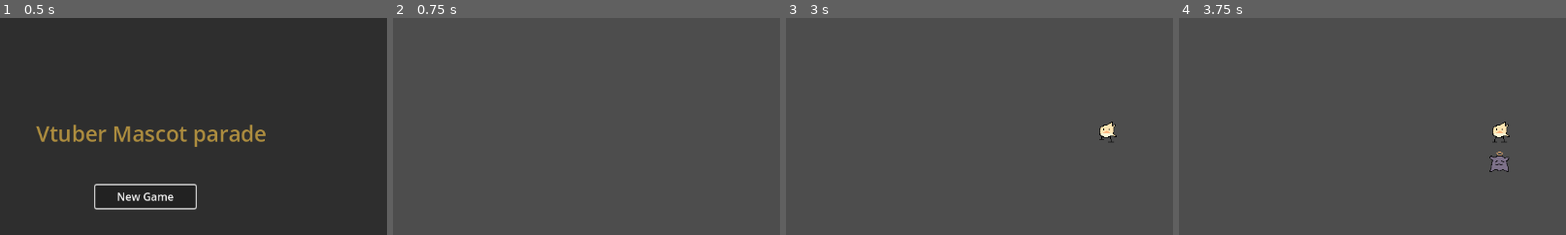
Above: before the commit, frames 1-4 (left to right).
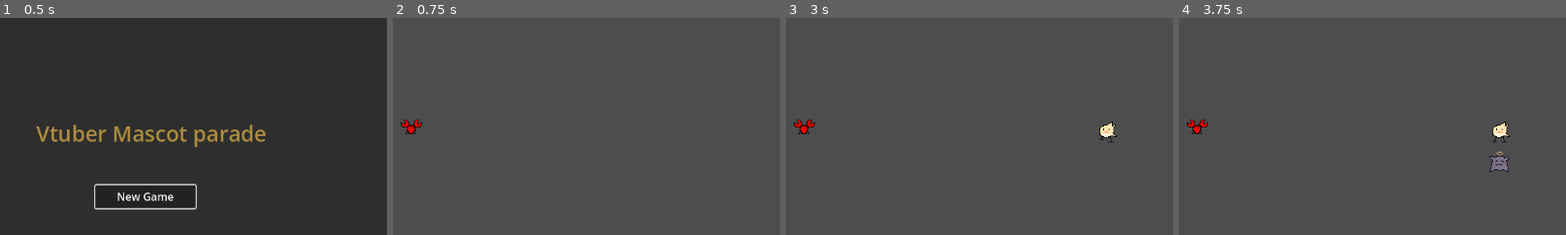
Above: after the commit, the same moments.

Repository: GingerCoderShaman/vtuber-mascot-parade
Game: Godot game, scene res://scenes/Controlller.tscn
The game is run twice, just before and just after one commit, with the same random seed, the same clock (stepped at 60 frames per second) and the same inputs.
Inputs (mouse positions are % of the whole screen's width and height, from its top left):
- Up to frame 1 (0.5 s): no input
- Up to frame 2 (0.75 s): click "New Game" at 0.5 s
- Up to frame 3 (3 s): click "Start Game" at 1.25 s; click "Start Game" at 2 s; click (22, 31) at 2.77 s
- Up to frame 4 (3.75 s): click (26, 31) at 3.52 s
The pictures show only the part of the screen within x 31-81%, y 5-55%; the shares and areas given below are measured in that part.

Frame 1 is identical in both runs. In frame 2, 0.2% of the frame differs, in the area x 2-8%, y 46-54%; in frame 3, 0.2%; in frame 4, 0.2%.

Commit message:
updates from stream 6 + readme change

Diff:
--- a/characters/Character.gd
+++ b/characters/Character.gd
@@ -46,8 +46,8 @@
 func process_actions(delta:float):
 	haste_countdown -= delta
 	if(haste_countdown < 0):
+		haste_countdown = haste
 		do_action()
-		haste_countdown = haste
 
 func do_action():
 	pass
--- a/characters/indie/dokibird/RegularDragoon.tscn
+++ b/characters/indie/dokibird/RegularDragoon.tscn
@@ -1,10 +1,10 @@
 [gd_scene load_steps=9 format=3 uid="uid://btk5ue5k11f22"]
 
 [ext_resource type="Script" uid="uid://cpoh5r578y7de" path="res://characters/indie/dokibird/RegularDragoon.gd" id="1_q7nrk"]
-[ext_resource type="Texture2D" uid="uid://cqe0jfeas1wp1" path="res://textures/dragoons/regular_dragoon_legs_standing.png" id="2_nkd81"]
-[ext_resource type="Texture2D" uid="uid://bmkywuvc8p71m" path="res://textures/dragoons/regular_dragoon_legs_walk1.png" id="3_6wuol"]
-[ext_resource type="Texture2D" uid="uid://bhd71t4p67qtn" path="res://textures/dragoons/regular_dragoon_legs_walk2.png" id="4_grjas"]
-[ext_resource type="Texture2D" uid="uid://bmid8pcnpjc7m" path="res://textures/dragoons/regular_dragoon.png" id="5_ewifu"]
+[ext_resource type="Texture2D" uid="uid://cqe0jfeas1wp1" path="res://textures/indie/dragoons/regular_dragoon_legs_standing.png" id="2_nkd81"]
+[ext_resource type="Texture2D" uid="uid://bmkywuvc8p71m" path="res://textures/indie/dragoons/regular_dragoon_legs_walk1.png" id="3_6wuol"]
+[ext_resource type="Texture2D" uid="uid://bhd71t4p67qtn" path="res://textures/indie/dragoons/regular_dragoon_legs_walk2.png" id="4_grjas"]
+[ext_resource type="Texture2D" uid="uid://bmid8pcnpjc7m" path="res://textures/indie/dragoons/regular_dragoon.png" id="5_ewifu"]
 [ext_resource type="Script" uid="uid://cu6hrbmtg2cos" path="res://characters/generic/animation_player.gd" id="5_nkd81"]
 
 [sub_resource type="CircleShape2D" id="CircleShape2D_nkd81"]
--- /dev/null
+++ b/characters/indie/henya/heny_cube_explosion.gd
@@ -0,0 +1,14 @@
+extends Sprite2D
+
+@export var rotation_speed = -5
+@export var explosion_existance = 1
+
+func _process(delta: float) -> void:
+	visual_update(delta)
+
+func visual_update(delta: float):
+	rotate(delta * rotation_speed)
+	if modulate.a != 0:
+		modulate.a -= delta * explosion_existance
+		if modulate.a < 0:
+			modulate.a = 0
--- a/characters/indie/henya/rubi_explode.tscn
+++ /dev/null
@@ -1,11 +0,0 @@
-[gd_scene load_steps=2 format=3 uid="uid://bo61rbix6y4o7"]
-
-[ext_resource type="PackedScene" uid="uid://chpv30mp28r50" path="res://characters/indie/henya/rubixcube.tscn" id="1_5jvkx"]
-
-[node name="RubiExplode" type="Node2D"]
-
-[node name="Rubixcube" parent="." instance=ExtResource("1_5jvkx")]
-
-[node name="MeshInstance2D" type="MeshInstance2D" parent="."]
-position = Vector2(1, 0)
-scale = Vector2(61.5692, 43.5)
--- a/characters/indie/henya/rubixcube.gd
+++ b/characters/indie/henya/rubixcube.gd
@@ -1,5 +1,12 @@
 class_name rubix_cube
 extends Character
 
+@export var damage = 20
+
 func do_action():
-	print('dayo')
+	if tracked_entities.size() == 0:
+		haste_countdown = 0
+		return
+	%RubixcubeExplode.modulate.a = 1
+	for entity in tracked_entities:
+		entity.take_damage(damage)
--- a/characters/indie/henya/rubixcube.tscn
+++ b/characters/indie/henya/rubixcube.tscn
@@ -1,7 +1,12 @@
-[gd_scene load_steps=4 format=3 uid="uid://chpv30mp28r50"]
+[gd_scene load_steps=7 format=3 uid="uid://chpv30mp28r50"]
 
 [ext_resource type="Script" uid="uid://bpxaqmaqmwqtl" path="res://characters/indie/henya/rubixcube.gd" id="1_bs2fn"]
-[ext_resource type="Texture2D" uid="uid://cbf611jplkmx3" path="res://textures/vshojo/henya/rubixcube.png" id="2_oxcb3"]
+[ext_resource type="Texture2D" uid="uid://exhanwfcal15" path="res://textures/indie/henya/rubixcube_explode.png" id="2_0aj1o"]
+[ext_resource type="Texture2D" uid="uid://cbf611jplkmx3" path="res://textures/indie/henya/rubixcube.png" id="2_oxcb3"]
+[ext_resource type="Script" uid="uid://cw3n44efowqd" path="res://characters/indie/henya/heny_cube_explosion.gd" id="3_uihsd"]
+
+[sub_resource type="CircleShape2D" id="CircleShape2D_7jklh"]
+radius = 14.2089
 
 [sub_resource type="CircleShape2D" id="CircleShape2D_4qnhc"]
 radius = 11.0454
@@ -9,6 +14,24 @@
 [node name="Rubixcube" type="CharacterBody2D"]
 collision_layer = 3
 script = ExtResource("1_bs2fn")
+haste = 15.0
+
+[node name="RubixcubeExplode" type="Sprite2D" parent="."]
+unique_name_in_owner = true
+modulate = Color(1, 1, 1, 0)
+z_index = -30
+texture_filter = 1
+position = Vector2(-0.5, -1)
+scale = Vector2(3.34375, 3.25)
+texture = ExtResource("2_0aj1o")
+script = ExtResource("3_uihsd")
+
+[node name="Area2D" type="Area2D" parent="RubixcubeExplode"]
+collision_layer = 0
+collision_mask = 4
+
+[node name="CollisionShape2D" type="CollisionShape2D" parent="RubixcubeExplode/Area2D"]
+shape = SubResource("CircleShape2D_7jklh")
 
 [node name="CollisionShape2D" type="CollisionShape2D" parent="."]
 shape = SubResource("CircleShape2D_4qnhc")
@@ -16,3 +39,6 @@
 [node name="Body" type="Sprite2D" parent="."]
 texture_filter = 1
 texture = ExtResource("2_oxcb3")
+
+[connection signal="body_entered" from="RubixcubeExplode/Area2D" to="." method="track_overlap"]
+[connection signal="body_exited" from="RubixcubeExplode/Area2D" to="." method="untrack_overlap"]
--- /dev/null
+++ b/characters/indie/saba/Kaniki.gd
@@ -0,0 +1,20 @@
+extends Character
+
+@export var damage = 10
+
+static var arm = preload("res://characters/indie/saba/kaniki_arm.tscn");
+
+func _ready() -> void:
+	super._ready()
+	var left_arm = arm.instantiate()
+	var right_arm = arm.instantiate()
+
+	right_arm.scale = Vector2(-1, 1)
+
+	add_child(left_arm)
+	add_child(right_arm)
+
+func _process(delta: float) -> void:
+	super._process(delta)
+	if in_game:
+		rotation = angle + PI * .5
--- /dev/null
+++ b/characters/indie/saba/Kaniki.tscn
@@ -0,0 +1,21 @@
+[gd_scene load_steps=4 format=3 uid="uid://7yt7e447rxyw"]
+
+[ext_resource type="Script" uid="uid://bx8vc2lmv20j4" path="res://characters/indie/saba/Kaniki.gd" id="1_3d1ms"]
+[ext_resource type="Texture2D" uid="uid://d15r3l5lyelo3" path="res://textures/indie/saba/Kaniki_body.png" id="2_mu60e"]
+
+[sub_resource type="CircleShape2D" id="CircleShape2D_x5off"]
+radius = 7.07107
+
+[node name="Kaniki" type="CharacterBody2D"]
+collision_layer = 3
+collision_mask = 3
+script = ExtResource("1_3d1ms")
+damage = 5
+haste = 0.5
+
+[node name="KanikiBody" type="Sprite2D" parent="."]
+texture_filter = 1
+texture = ExtResource("2_mu60e")
+
+[node name="CollisionShape2D" type="CollisionShape2D" parent="."]
+shape = SubResource("CircleShape2D_x5off")
--- /dev/null
+++ b/characters/indie/saba/kaniki_arm.gd
@@ -0,0 +1,21 @@
+extends Node2D
+
+var last_attack = 0
+
+var haste = 0
+var damage = 0
+
+func _ready() -> void:
+	haste = get_parent().haste
+	damage = get_parent().damage
+
+func attack(body: Node2D) -> void:
+	var seconds = Time.get_unix_time_from_system()
+	print(seconds)
+	print(haste)
+	print(last_attack)
+	if seconds - haste > last_attack:
+		print('attack made')
+		%AnimationPlayer.play('attack')
+		last_attack = seconds
+		body.take_damage(damage)
--- /dev/null
+++ b/characters/indie/saba/kaniki_arm.tscn
@@ -0,0 +1,100 @@
+[gd_scene load_steps=8 format=3 uid="uid://d3k5s08jrwyh8"]
+
+[ext_resource type="Script" uid="uid://br3y1db2stkhd" path="res://characters/indie/saba/kaniki_arm.gd" id="1_0h0jr"]
+[ext_resource type="Texture2D" uid="uid://cf8rxuwpbbcle" path="res://textures/indie/saba/SabaStrike.png" id="1_w0muj"]
+[ext_resource type="Texture2D" uid="uid://dsqj1n64kehl2" path="res://textures/indie/saba/Kaniki_arm.png" id="2_0h0jr"]
+
+[sub_resource type="Animation" id="Animation_5xryd"]
+length = 0.001
+tracks/0/type = "value"
+tracks/0/imported = false
+tracks/0/enabled = true
+tracks/0/path = NodePath("Arm/Area2D/SabaStrike:modulate")
+tracks/0/interp = 1
+tracks/0/loop_wrap = true
+tracks/0/keys = {
+"times": PackedFloat32Array(0),
+"transitions": PackedFloat32Array(1),
+"update": 0,
+"values": [Color(1, 1, 1, 0)]
+}
+tracks/1/type = "value"
+tracks/1/imported = false
+tracks/1/enabled = true
+tracks/1/path = NodePath("Arm/KanikiArm:position")
+tracks/1/interp = 1
+tracks/1/loop_wrap = true
+tracks/1/keys = {
+"times": PackedFloat32Array(0),
+"transitions": PackedFloat32Array(1),
+"update": 0,
+"values": [Vector2(-8, -8)]
+}
+
+[sub_resource type="Animation" id="Animation_d00pp"]
+resource_name = "attack"
+tracks/0/type = "value"
+tracks/0/imported = false
+tracks/0/enabled = true
+tracks/0/path = NodePath("Arm/Area2D/SabaStrike:modulate")
+tracks/0/interp = 1
+tracks/0/loop_wrap = true
+tracks/0/keys = {
+"times": PackedFloat32Array(0.02, 0.18, 0.33),
+"transitions": PackedFloat32Array(1, 1, 1),
+"update": 0,
+"values": [Color(1, 1, 1, 0), Color(1, 1, 1, 1), Color(1, 1, 1, 0)]
+}
+tracks/1/type = "value"
+tracks/1/imported = false
+tracks/1/enabled = true
+tracks/1/path = NodePath("Arm/KanikiArm:position")
+tracks/1/interp = 1
+tracks/1/loop_wrap = true
+tracks/1/keys = {
+"times": PackedFloat32Array(0.04, 0.15, 0.3),
+"transitions": PackedFloat32Array(1, 1, 1),
+"update": 0,
+"values": [Vector2(-8, -8), Vector2(-11, -12), Vector2(-8, -8)]
+}
+
+[sub_resource type="AnimationLibrary" id="AnimationLibrary_hyn7v"]
+_data = {
+&"RESET": SubResource("Animation_5xryd"),
+&"attack": SubResource("Animation_d00pp")
+}
+
+[sub_resource type="CircleShape2D" id="CircleShape2D_cn0a5"]
+
+[node name="Arm" type="Node2D"]
+script = ExtResource("1_0h0jr")
+
+[node name="AnimationPlayer" type="AnimationPlayer" parent="."]
+unique_name_in_owner = true
+root_node = NodePath("../..")
+libraries = {
+&"": SubResource("AnimationLibrary_hyn7v")
+}
+autoplay = "RESET"
+
+[node name="Area2D" type="Area2D" parent="."]
+collision_layer = 4
+collision_mask = 4
+
+[node name="CollisionShape2D" type="CollisionShape2D" parent="Area2D"]
+position = Vector2(-15, -15)
+shape = SubResource("CircleShape2D_cn0a5")
+
+[node name="SabaStrike" type="Sprite2D" parent="Area2D"]
+modulate = Color(1, 1, 1, 0)
+texture_filter = 1
+position = Vector2(-14, -15)
+texture = ExtResource("1_w0muj")
+
+[node name="KanikiArm" type="Sprite2D" parent="."]
+z_index = -6
+texture_filter = 1
+position = Vector2(-8, -8)
+texture = ExtResource("2_0h0jr")
+
+[connection signal="body_entered" from="Area2D" to="." method="attack"]
--- a/enemy/indie/dokibird/AngryDragoon.tscn
+++ b/enemy/indie/dokibird/AngryDragoon.tscn
@@ -1,12 +1,12 @@
 [gd_scene load_steps=10 format=3 uid="uid://sq0w442c01wi"]
 
 [ext_resource type="Script" uid="uid://cva5enyoyhyq" path="res://enemy/indie/dokibird/AngryDragoon.gd" id="1_3ibs0"]
-[ext_resource type="Texture2D" uid="uid://cqe0jfeas1wp1" path="res://textures/dragoons/regular_dragoon_legs_standing.png" id="2_3ibs0"]
-[ext_resource type="Texture2D" uid="uid://bmkywuvc8p71m" path="res://textures/dragoons/regular_dragoon_legs_walk1.png" id="3_i80dw"]
+[ext_resource type="Texture2D" uid="uid://cqe0jfeas1wp1" path="res://textures/indie/dragoons/regular_dragoon_legs_standing.png" id="2_3ibs0"]
+[ext_resource type="Texture2D" uid="uid://bmkywuvc8p71m" path="res://textures/indie/dragoons/regular_dragoon_legs_walk1.png" id="3_i80dw"]
 [ext_resource type="Script" uid="uid://cu6hrbmtg2cos" path="res://characters/generic/animation_player.gd" id="4_6y401"]
-[ext_resource type="Texture2D" uid="uid://bhd71t4p67qtn" path="res://textures/dragoons/regular_dragoon_legs_walk2.png" id="4_d85nv"]
+[ext_resource type="Texture2D" uid="uid://bhd71t4p67qtn" path="res://textures/indie/dragoons/regular_dragoon_legs_walk2.png" id="4_d85nv"]
 [ext_resource type="Script" uid="uid://b3aiioxeoomvy" path="res://objects/MatchParentMask.gd" id="6_1xgsf"]
-[ext_resource type="Texture2D" uid="uid://btvra1gciwsan" path="res://textures/dragoons/angry_dragoon.png" id="6_7mt5s"]
+[ext_resource type="Texture2D" uid="uid://btvra1gciwsan" path="res://textures/indie/dragoons/angry_dragoon.png" id="6_7mt5s"]
 
 [sub_resource type="CircleShape2D" id="CircleShape2D_i80dw"]
 
--- /dev/null
+++ b/enemy/indie/henya/rubixcube_evil.gd
@@ -0,0 +1,21 @@
+class_name rubix_cube_evil
+extends Enemy
+
+@export var damage = 20
+
+func _process(delta: float) -> void:
+	super._process(delta)
+	if World.current.player.get_children().size() == 0:
+		return
+	var tail = World.current.player.get_child(0)
+	var desired_angle = self.get_angle_to(tail.global_position)
+	angle = rotate_toward(angle, desired_angle, angle_speed * delta)
+	var direction_to = Vector2(cos(angle), sin(angle)) * delta * angled_velocity
+	position += direction_to
+
+
+func entity_entered(body: Node2D) -> void:
+	queue_free()
+	var explosion = load('res://objects/Explosion.tscn').instantiate()
+	explosion.position = position
+	World.current.objects.call_deferred("add_child", explosion)
--- /dev/null
+++ b/enemy/indie/henya/rubixcube_evil.tscn
@@ -0,0 +1,31 @@
+[gd_scene load_steps=5 format=3 uid="uid://cltqm5nlopcfo"]
+
+[ext_resource type="Script" uid="uid://bga3f6asy65ga" path="res://enemy/indie/henya/rubixcube_evil.gd" id="1_tjx1p"]
+[ext_resource type="Texture2D" uid="uid://gtt71hs7v70u" path="res://textures/indie/henya/rubixcube_evil.png" id="2_tjx1p"]
+
+[sub_resource type="CircleShape2D" id="CircleShape2D_4qnhc"]
+radius = 11.0454
+
+[sub_resource type="CircleShape2D" id="CircleShape2D_avb30"]
+radius = 11.0454
+
+[node name="EvilRubixcube" type="CharacterBody2D"]
+collision_layer = 5
+collision_mask = 0
+script = ExtResource("1_tjx1p")
+
+[node name="CollisionShape2D" type="CollisionShape2D" parent="."]
+shape = SubResource("CircleShape2D_4qnhc")
+
+[node name="Body" type="Sprite2D" parent="."]
+texture_filter = 1
+texture = ExtResource("2_tjx1p")
+
+[node name="Area2D" type="Area2D" parent="."]
+collision_layer = 2
+collision_mask = 2
+
+[node name="CollisionShape2D" type="CollisionShape2D" parent="Area2D"]
+shape = SubResource("CircleShape2D_avb30")
+
+[connection signal="body_entered" from="Area2D" to="." method="entity_entered"]
--- /dev/null
+++ b/objects/Explosion.gd
@@ -0,0 +1,15 @@
+class_name Explosion
+extends StaticObject
+
+@export var damage = 20
+@export var explosion_existance = 1
+
+func _ready() -> void:
+	$Explosion_Body.explosion_existance = explosion_existance
+
+func _process(delta: float) -> void:
+	if is_equal_approx($Explosion_Body.modulate.a, 0):
+		queue_free()
+
+func deal_damage(body):
+	body.take_damage(damage)
--- /dev/null
+++ b/objects/Explosion.tscn
@@ -0,0 +1,37 @@
+[gd_scene load_steps=6 format=3 uid="uid://cnm26e2x8002u"]
+
+[ext_resource type="Script" uid="uid://cp7v31yyewldo" path="res://objects/Explosion.gd" id="1_hfoed"]
+[ext_resource type="Texture2D" uid="uid://ds3viq3fes2d2" path="res://textures/indie/henya/rubixcube_explode_evil.png" id="2_eobfe"]
+[ext_resource type="Script" uid="uid://cw3n44efowqd" path="res://characters/indie/henya/heny_cube_explosion.gd" id="3_p3461"]
+
+[sub_resource type="RectangleShape2D" id="RectangleShape2D_4yyap"]
+size = Vector2(12.125, 14)
+
+[sub_resource type="CircleShape2D" id="CircleShape2D_csdiq"]
+radius = 32.1403
+
+[node name="Explosion" type="CharacterBody2D"]
+collision_layer = 0
+collision_mask = 0
+script = ExtResource("1_hfoed")
+
+[node name="Explosion_Body" type="Sprite2D" parent="."]
+unique_name_in_owner = true
+texture_filter = 1
+position = Vector2(0.499999, 0.500002)
+scale = Vector2(2.46875, 2.34375)
+texture = ExtResource("2_eobfe")
+script = ExtResource("3_p3461")
+
+[node name="CollisionShape2D" type="CollisionShape2D" parent="."]
+position = Vector2(1.28259e-05, 0.937496)
+rotation = 1.5708
+shape = SubResource("RectangleShape2D_4yyap")
+
+[node name="Area2D" type="Area2D" parent="."]
+
+[node name="CollisionShape2D" type="CollisionShape2D" parent="Area2D"]
+position = Vector2(0, 1)
+shape = SubResource("CircleShape2D_csdiq")
+
+[connection signal="body_entered" from="Area2D" to="." method="deal_damage"]
--- a/scenes/GameOver.gd
+++ b/scenes/GameOver.gd
@@ -21,7 +21,6 @@
 		world.tree_exited.connect(build_new_world)
 		world.queue_free()
 	else:
-		print("world was not freeed")
 		build_new_world()
 
 func build_new_world():
@@ -35,7 +34,6 @@
 		world.tree_exited.connect(build_main_menu)
 		world.queue_free()
 	else:
-		print("world was not freeed")
 		build_main_menu()
 
 func build_main_menu():
--- a/scenes/SelectorMenu.tscn
+++ b/scenes/SelectorMenu.tscn
@@ -1,13 +1,14 @@
-[gd_scene load_steps=5 format=3 uid="uid://q3o6m3u5hq5o"]
+[gd_scene load_steps=6 format=3 uid="uid://q3o6m3u5hq5o"]
 
 [ext_resource type="PackedScene" uid="uid://bgwly6pw4ffjm" path="res://characters/hololive/ina/Takodachi.tscn" id="1_aryvn"]
 [ext_resource type="Script" uid="uid://b6q1htns51xh7" path="res://scenes/CharacterSelector.gd" id="1_xr0xo"]
 [ext_resource type="PackedScene" uid="uid://btk5ue5k11f22" path="res://characters/indie/dokibird/RegularDragoon.tscn" id="2_umppr"]
 [ext_resource type="PackedScene" uid="uid://chpv30mp28r50" path="res://characters/indie/henya/rubixcube.tscn" id="4_umppr"]
+[ext_resource type="PackedScene" uid="uid://7yt7e447rxyw" path="res://characters/indie/saba/Kaniki.tscn" id="5_wvoht"]
 
 [node name="SelectorMenu" type="CanvasLayer"]
 script = ExtResource("1_xr0xo")
-selectable_characters = Array[PackedScene]([ExtResource("2_umppr"), ExtResource("1_aryvn"), ExtResource("4_umppr")])
+selectable_characters = Array[PackedScene]([ExtResource("2_umppr"), ExtResource("1_aryvn"), ExtResource("4_umppr"), ExtResource("5_wvoht")])
 
 [node name="Control" type="Control" parent="."]
 layout_mode = 3
--- a/world/testing_enviroment.tscn
+++ b/world/testing_enviroment.tscn
@@ -1,10 +1,11 @@
-[gd_scene load_steps=14 format=3 uid="uid://brcylltgphk5r"]
+[gd_scene load_steps=15 format=3 uid="uid://brcylltgphk5r"]
 
 [ext_resource type="Script" uid="uid://dhy4u2bq5aq2k" path="res://world/World.gd" id="1_0usk6"]
 [ext_resource type="Script" uid="uid://bwm0nal68tatf" path="res://world/PlayerHandler.gd" id="2_2pcqi"]
 [ext_resource type="Script" uid="uid://b83sj5rv6p0bd" path="res://world/PushBox.gd" id="2_7cxxk"]
 [ext_resource type="Script" uid="uid://br537khhokaps" path="res://world/BoundaryBox.gd" id="3_xa3br"]
 [ext_resource type="Script" uid="uid://n8bdti25fg8k" path="res://world/Spawner.gd" id="5_1jveq"]
+[ext_resource type="PackedScene" uid="uid://cltqm5nlopcfo" path="res://enemy/indie/henya/rubixcube_evil.tscn" id="6_7w34c"]
 [ext_resource type="PackedScene" uid="uid://27oau5umppgs" path="res://enemy/hololive/ina/AngryTakodachi.tscn" id="6_bk1d4"]
 [ext_resource type="PackedScene" uid="uid://sq0w442c01wi" path="res://enemy/indie/dokibird/AngryDragoon.tscn" id="7_lxhsa"]
 
@@ -39,7 +40,7 @@
 [node name="Spawner" type="Node2D" parent="Enivroment"]
 position = Vector2(387, 258)
 script = ExtResource("5_1jveq")
-spawns = Array[PackedScene]([ExtResource("6_bk1d4"), ExtResource("7_lxhsa")])
+spawns = Array[PackedScene]([ExtResource("6_bk1d4"), ExtResource("7_lxhsa"), ExtResource("6_7w34c")])
 
 [node name="Area2D" type="Area2D" parent="Enivroment"]
 position = Vector2(100, -2)
Not shown, added: characters/indie/henya/heny_cube_explosion.gd.uid
Not shown, added: characters/indie/saba/Kaniki.gd.uid
Not shown, added: characters/indie/saba/kaniki_arm.gd.uid
Not shown, added: enemy/indie/henya/rubixcube_evil.gd.uid
Not shown, added: objects/Explosion.gd.uid
Renamed: textures/dragoons/angry_dragoon.png -> textures/indie/dragoons/angry_dragoon.png
Not shown, changed: textures/indie/dragoons/angry_dragoon.png.import
Renamed: textures/dragoons/regular_dragoon.png -> textures/indie/dragoons/regular_dragoon.png
Not shown, changed: textures/indie/dragoons/regular_dragoon.png.import
Renamed: textures/dragoons/regular_dragoon_legs_standing.png -> textures/indie/dragoons/regular_dragoon_legs_standing.png
Not shown, added: textures/indie/dragoons/regular_dragoon_legs_standing.png.import
Renamed: textures/dragoons/regular_dragoon_legs_walk1.png -> textures/indie/dragoons/regular_dragoon_legs_walk1.png
(and 19 more such lines)
